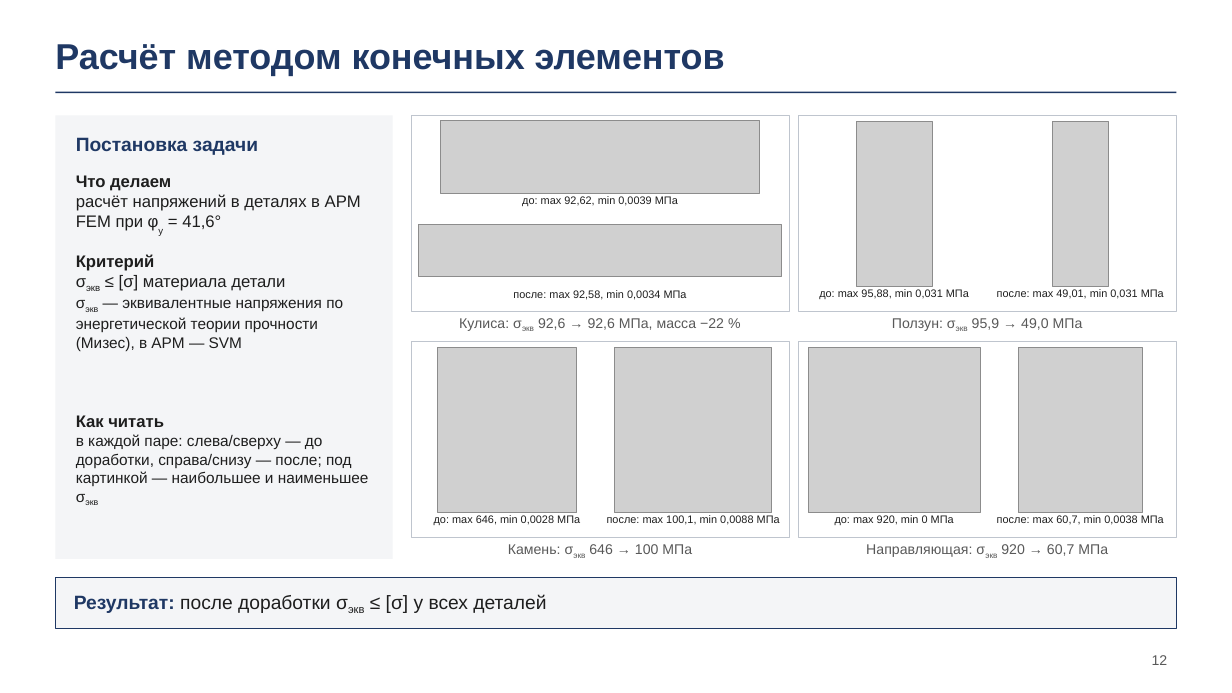
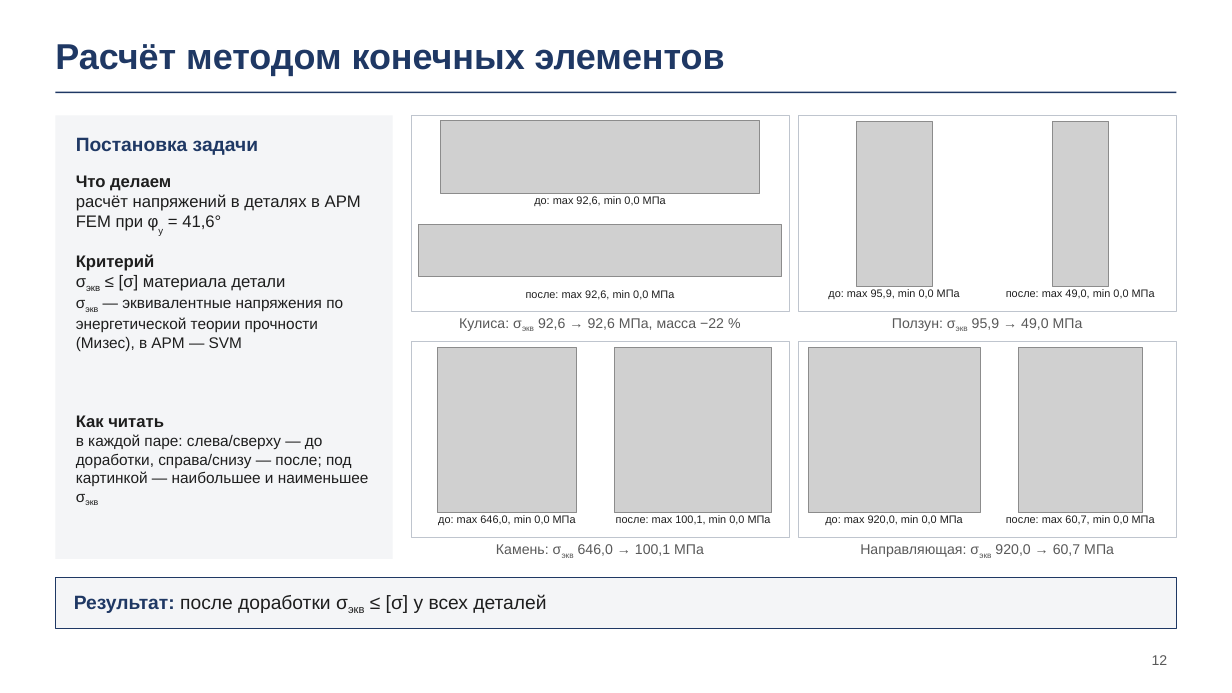
Before and after one commit to DamirNine/prikmeh, a slide deck: slide 12 of курсовой/2026-11-23/Презентация/Презентация_укупориватель_23-11.pptx. Drawn at 1232x693 pixels with LibreOffice and Linux fonts; fonts in the diff are those of the drawing; grey boxes stand for pictures; background and template pictures are left out. Boxes give left, top, right and bottom in pixels: in the first picture for what was removed or moved away, otherwise in the second. Text is boxed around its words. In the diff, an @@ line names an element or a change of style, - is before the commit and + after.

```diff
--- a/курсовой/2026-11-23/Презентация/Презентация_укупориватель_23-11.pptx
+++ b/курсовой/2026-11-23/Презентация/Презентация_укупориватель_23-11.pptx
@@ text at box(534, 196, 666, 206): text changed @@
-до: max 92,62, min 0,0039 МПа
+до: max 92,6, min 0,0 МПа
@@ text at box(526, 290, 674, 300): text changed @@
-после: max 92,58, min 0,0034 МПа
+после: max 92,6, min 0,0 МПа
@@ text at box(828, 289, 960, 299): text changed @@
-до: max 95,88, min 0,031 МПа
+до: max 95,9, min 0,0 МПа
@@ text at box(1006, 289, 1155, 298): text changed @@
-после: max 49,01, min 0,031 МПа
+после: max 49,0, min 0,0 МПа
@@ text at box(438, 515, 576, 525): text changed @@
-до: max 646, min 0,0028 МПа
+до: max 646,0, min 0,0 МПа
@@ text at box(616, 515, 771, 525): text changed @@
-после: max 100,1, min 0,0088 МПа
+после: max 100,1, min 0,0 МПа
@@ text at box(825, 515, 963, 525): text changed @@
-до: max 920, min 0 МПа
+до: max 920,0, min 0,0 МПа
@@ text at box(1006, 515, 1155, 524): text changed @@
-после: max 60,7, min 0,0038 МПа
+после: max 60,7, min 0,0 МПа
@@ text at box(496, 544, 704, 556): text changed @@
-Камень: σэкв 646 → 100 МПа
+Камень: σэкв 646,0 → 100,1 МПа
@@ text at box(860, 544, 1114, 557): text changed @@
-Направляющая: σэкв 920 → 60,7 МПа
+Направляющая: σэкв 920,0 → 60,7 МПа
```
Also in this commit, not shown: 3 other slides changed, 19 other files.
